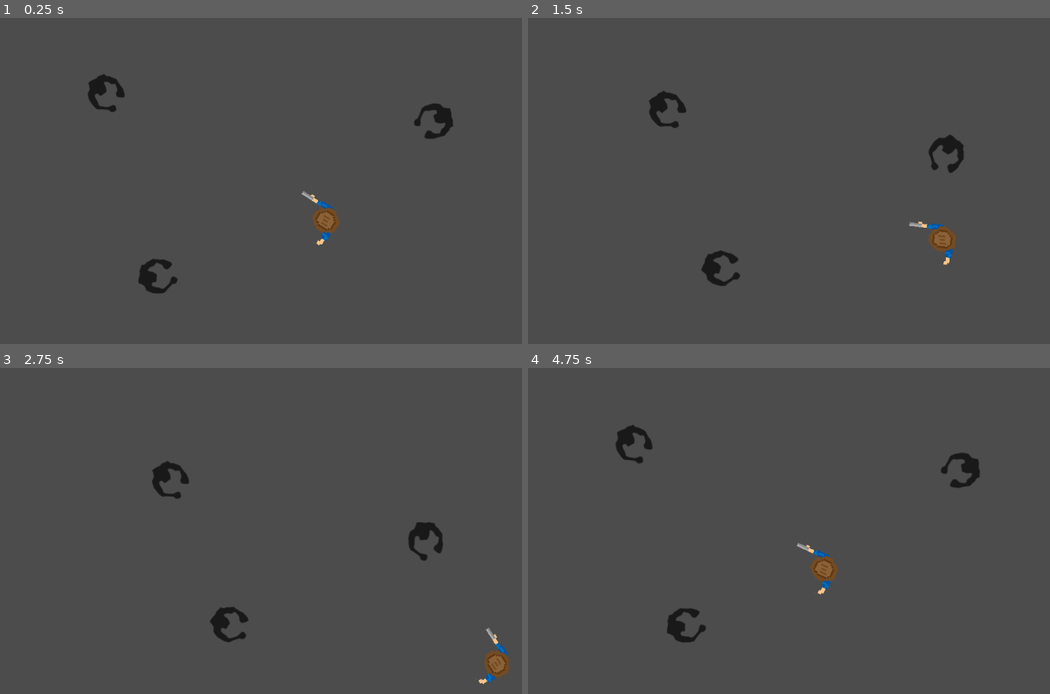
Above: before the commit, frames 1-4 (two rows, left to right).
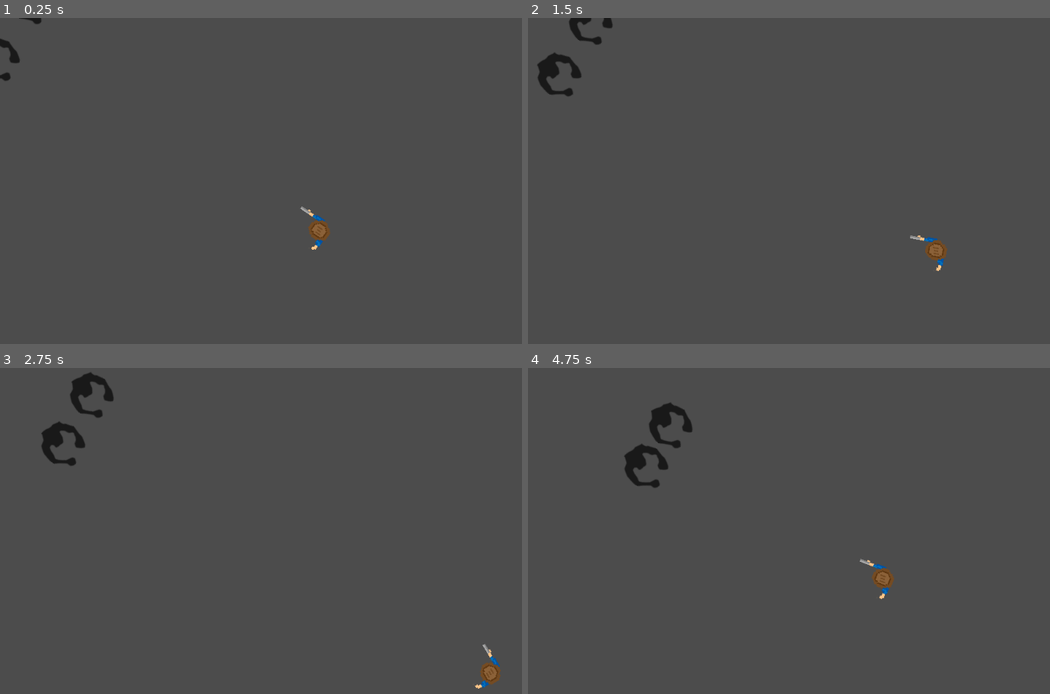
Above: after the commit, the same moments.

Repository: d01000100/rocking_lizard_fandango
Game: Godot game, scene res://World.tscn
Two runs of this game, one before a commit and one after it. Both use one fixed random seed, a clock stepped at 60 frames per second and the inputs below.
Inputs (mouse positions are in pixels of both pictures, inside the frame that each line leads up to):
- Up to frame 1 (0.25 s): no input
- Up to frame 2 (1.5 s): move the mouse to (966, 177) at 0.52 s; hold D (move_right) 0.53-1.28 s; click (966, 177) at 0.6 s; move the mouse to (710, 213) at 1.27 s; hold S (move_down) from 1.28 s (still down); click (710, 213) at 1.35 s
- Up to frame 3 (2.75 s): move the mouse to (365, 469) at 2.02 s; release S (move_down) at 2.03 s; hold D (move_right) from 2.03 s (still down); click (365, 469) at 2.1 s
- Up to frame 4 (4.75 s): move the mouse to (799, 615) at 2.77 s; release D (move_right) at 2.78 s; hold W (move_up) 2.78-3.53 s; click (799, 615) at 2.85 s; move the mouse to (1013, 599) at 3.52 s; hold A (move_left) from 3.53 s (still down); click (1013, 599) at 3.6 s; move the mouse to (648, 491) at 4.27 s; click (648, 491) at 4.35 s

The runs differ from the first frame. In frame 1, 1.8% of the frame differs, in the area x 0-87%, y 0-85%; in frame 2, 2.4%; in frame 3, 2.5%; in frame 4, 2.7%, in the area x 16-87%, y 10-85%.

Commit message:
Adds an enemy factory.

Diff:
--- /dev/null
+++ b/EnemyFactory.gd
@@ -0,0 +1,26 @@
+extends Node
+
+# Declare member variables here. Examples:
+# var a = 2
+# var b = "text"
+var zombieScene = preload("res://Zombie.tscn")
+var JSONLoader
+
+# Enemy "Factory". It recieves a map with "x" and "y" values
+# to add enemies to the scene
+func createEnemy(enemyData):
+	var z = zombieScene.instance()
+	z.set_global_position(Vector2(enemyData["x"], enemyData["y"]))
+	return z
+
+# Called when the node enters the scene tree for the first time.
+func _ready():
+	JSONLoader = get_node("/root/JSONLoader")
+	var enemiesDefs = JSONLoader.LoadJSON("config/enemies.json")
+	for s in enemiesDefs["enemies"]:
+		add_child(createEnemy(s))
+
+
+# Called every frame. 'delta' is the elapsed time since the previous frame.
+#func _process(delta):
+#	pass
--- a/World.tscn
+++ b/World.tscn
@@ -1,19 +1,12 @@
 [gd_scene load_steps=3 format=2]
 
-[ext_resource path="res://Player.tscn" type="PackedScene" id=1]
-[ext_resource path="res://Zombie.tscn" type="PackedScene" id=2]
+[ext_resource path="res://EnemyFactory.gd" type="Script" id=1]
+[ext_resource path="res://Player.tscn" type="PackedScene" id=2]
 
 [node name="World" type="Node2D"]
+script = ExtResource( 1 )
 
-[node name="Player" parent="." instance=ExtResource( 1 )]
-position = Vector2( 529.699, 339.716 )
+[node name="Player" parent="." instance=ExtResource( 2 )]
+position = Vector2( 522.331, 356.558 )
 rotation = -1.02778
-
-[node name="Zombie" parent="." instance=ExtResource( 2 )]
-position = Vector2( 156.443, 111.551 )
-
-[node name="Zombie2" parent="." instance=ExtResource( 2 )]
-position = Vector2( 239.426, 442.121 )
-
-[node name="Zombie3" parent="." instance=ExtResource( 2 )]
-position = Vector2( 752.287, 159.164 )
+scale = Vector2( 0.801076, 0.801076 )
--- a/Zombie.tscn
+++ b/Zombie.tscn
@@ -7,6 +7,7 @@
 radius = 30.0
 
 [node name="Zombie" type="KinematicBody2D"]
+scale = Vector2( 1.17963, 1.17963 )
 script = ExtResource( 1 )
 
 [node name="CollisionShape2D" type="CollisionShape2D" parent="."]
--- /dev/null
+++ b/config/enemies.json
@@ -0,0 +1,6 @@
+{
+    "enemies": [
+        {"x": 1, "y": 5},
+        {"x": 4, "y": 0}
+    ]
+}
